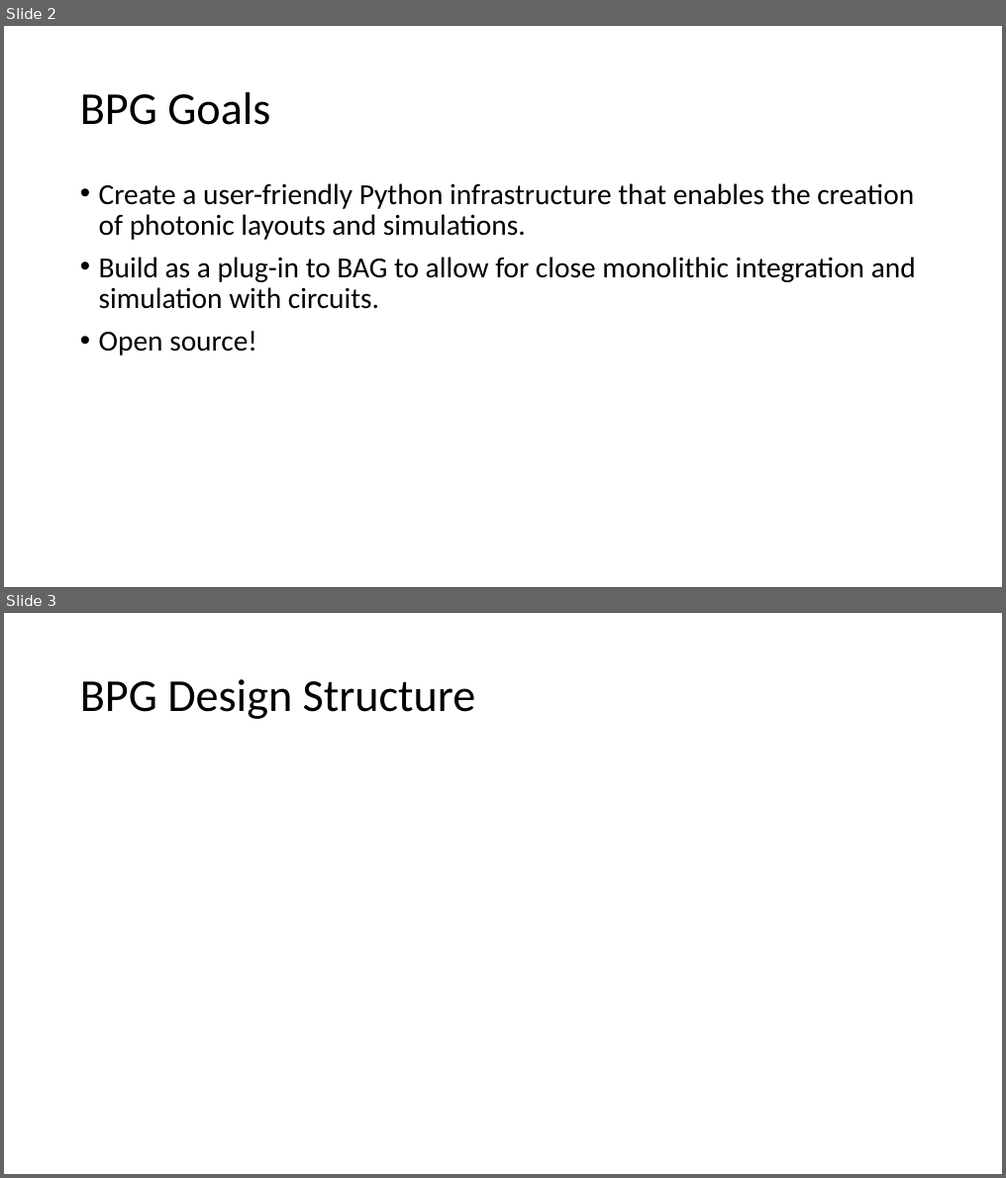
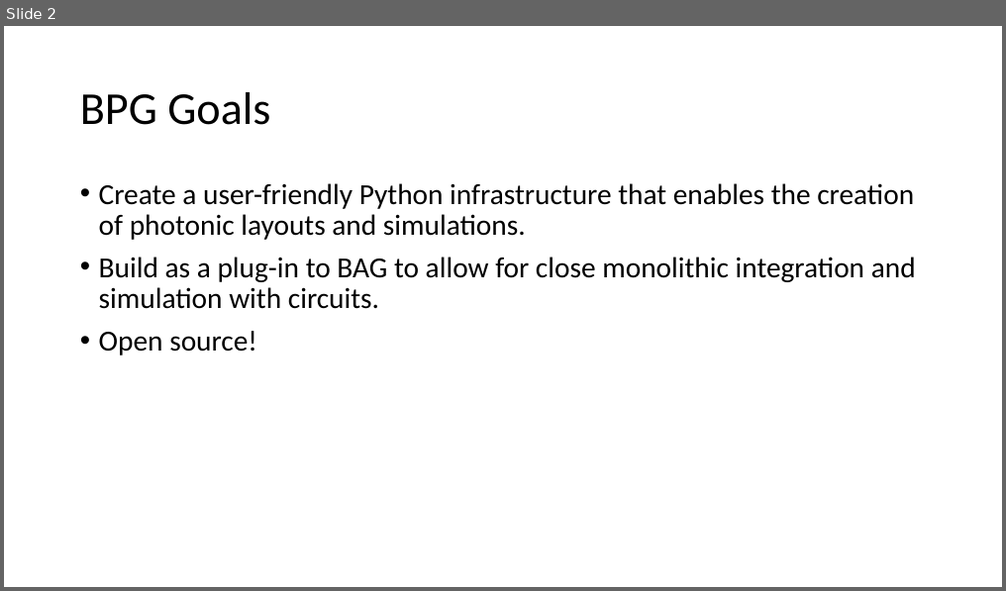
Before and after one commit to BerkeleyPhotonicsGenerator/BPG, a slide deck: docs/Berkeley_Photonics_Generator_Intro.pptx. Shown one above the other, each under a label of ours: slides 2 and 3 before the commit, slide 2 after it. The pictures are 1006x1178 and 1006x591 pixels, drawn with LibreOffice and Linux fonts; fonts in the diff are those of the drawing. Boxes give left, top, right and bottom in pixels: in the first picture for what was removed or moved away, otherwise in the second. Text is boxed around its words. In the diff, an @@ line names an element or a change of style, - is before the commit and + after.

```diff
--- a/docs/Berkeley_Photonics_Generator_Intro.pptx
+++ b/docs/Berkeley_Photonics_Generator_Intro.pptx
@@ slide 3 removed at (4,613,1002,1174), background #FFFFFF @@
@@ title removed at (80,679,476,719) @@
-BPG Design Structure
```
Also in this commit, not shown: 3 slides added.
